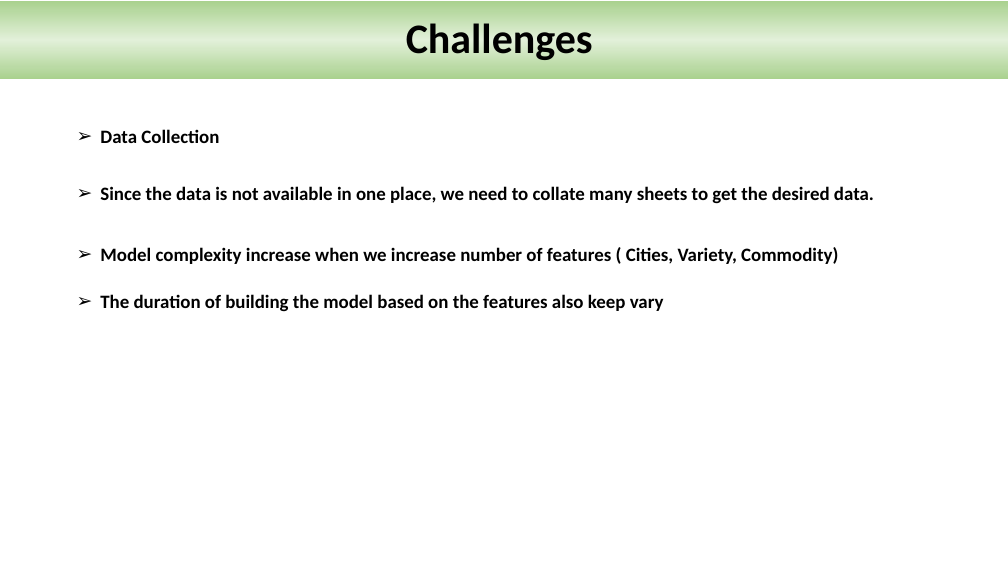
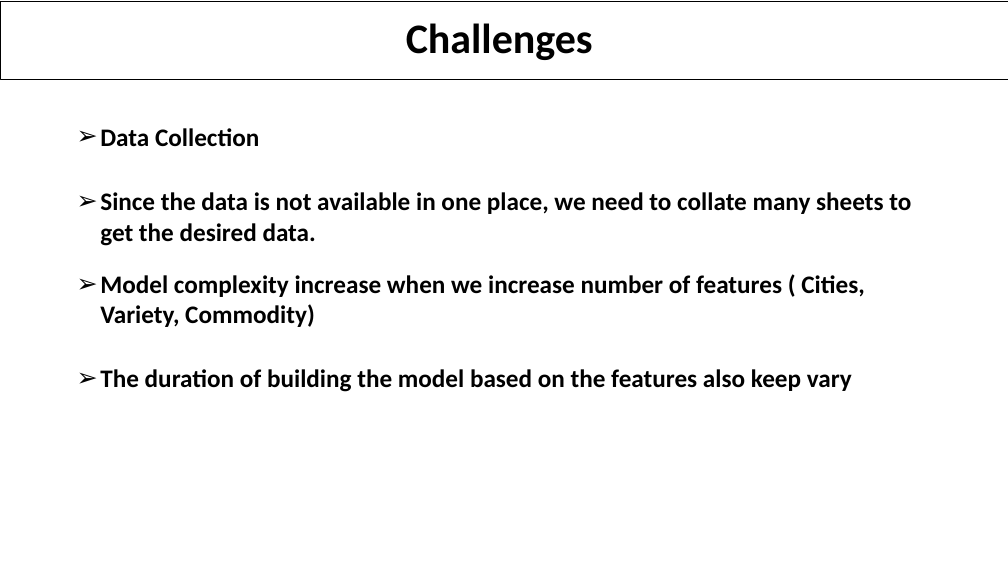
Before and after one commit to sanchanapradeep/aiml_capstone, a slide deck: slide 8 of Millets_Market Price_Prediction_Presentation_Group 7.pptx. Drawn at 1008x567 pixels with LibreOffice and Linux fonts; fonts in the diff are those of the drawing; background and template pictures are left out. Boxes give left, top, right and bottom in pixels: in the first picture for what was removed or moved away, otherwise in the second. Text is boxed around its words. In the diff, an @@ line names an element or a change of style, - is before the commit and + after.

```diff
--- a/Millets_Market Price_Prediction_Presentation_Group 7.pptx
+++ b/Millets_Market Price_Prediction_Presentation_Group 7.pptx
@@ rectangle "Challenges" at box(0, 1, 1008, 79): fill gradient #A9D18E to #E2F0D9 to none; outline none to #000000 0.75 pt @@
@@ text "Model complexity increase when we ...": place and size @@
-text "Model complexity increase when we ..." at box(100, 247, 838, 264)
+text "Model complexity increase when we ..." at box(100, 275, 864, 327)
@@ size 18 to 24 pt in 4 elements at box(100, 128, 259, 147), box(100, 192, 911, 246), box(100, 275, 864, 327), box(100, 369, 852, 392) @@
@@ text "The duration of building the ...": place and size @@
-text "The duration of building the ..." at box(100, 294, 664, 312)
+text "The duration of building the ..." at box(100, 369, 852, 392)
```
Also in this commit, not shown: 11 other slides changed.
